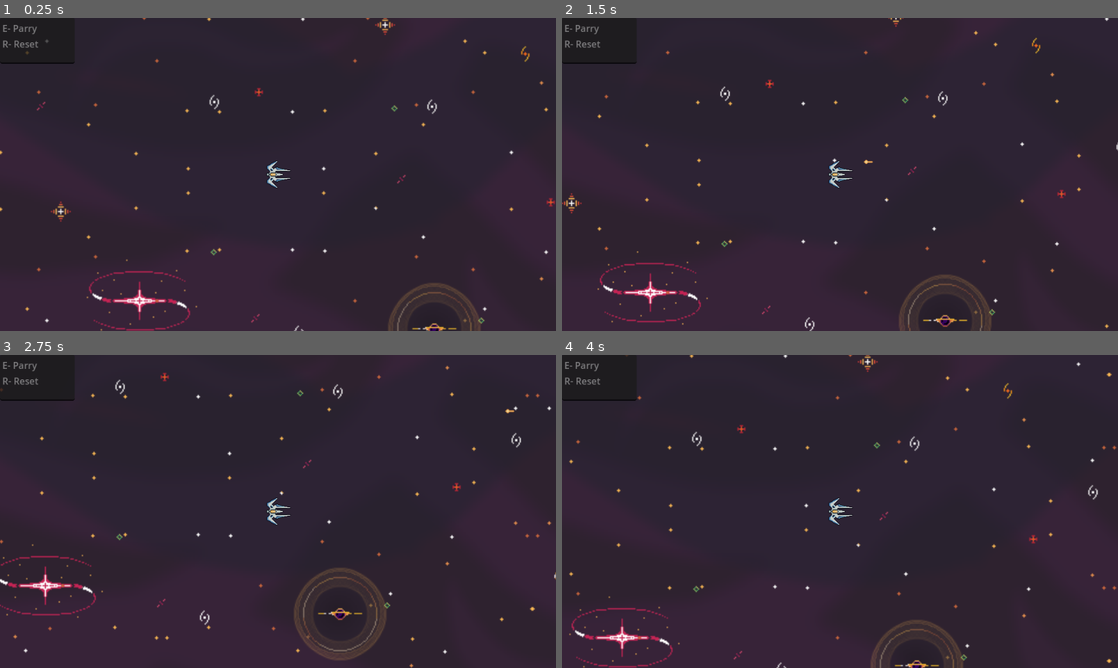
Above: before the commit, frames 1-4 (two rows, left to right).
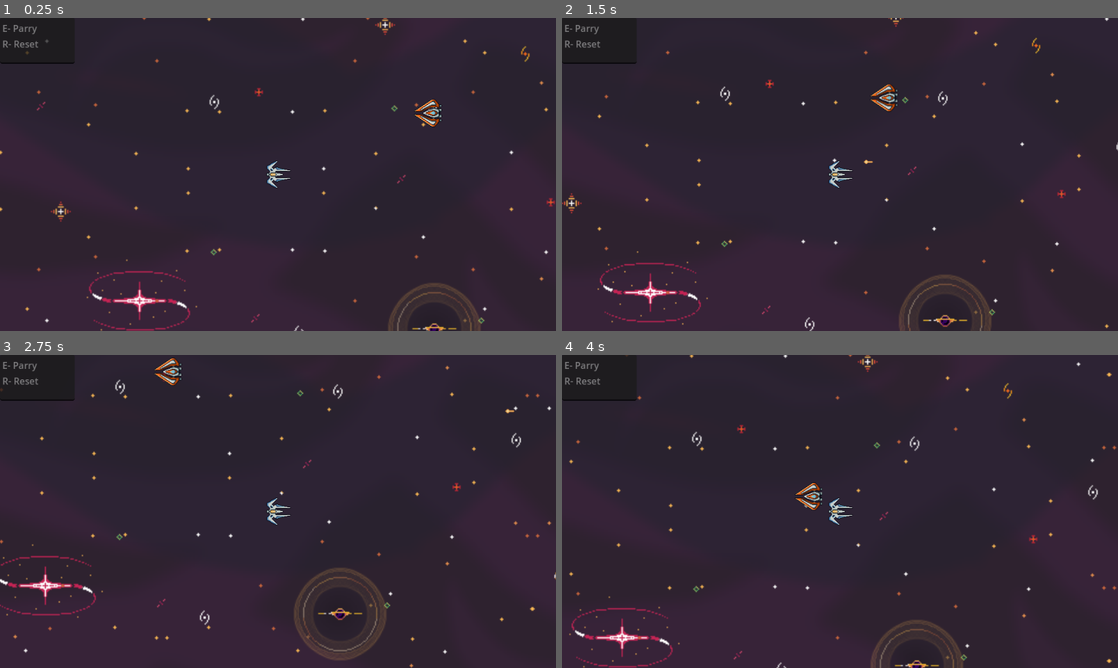
Above: after the commit, the same moments.

Repository: DfindWox/TGD---J2302
Game: Godot game, scene res://Scenes/main.tscn
Same seed, same stepped clock (60 frames per second), same inputs: the game is played once before the commit and once after it.
Inputs (mouse positions are in pixels of both pictures, inside the frame that each line leads up to):
- Up to frame 1 (0.25 s): no input
- Up to frame 2 (1.5 s): tap Enter at 0.5 s; move the mouse to (962, 158) at 0.52 s; hold Right (ui_right) 0.53-1.28 s; tap E (Parry) at 0.6 s; move the mouse to (728, 190) at 1.27 s; hold Down (ui_down) from 1.28 s (still down); tap Space (shoot) at 1.35 s
- Up to frame 3 (2.75 s): move the mouse to (333, 442) at 2.02 s; release Down (ui_down) at 2.03 s; hold Right (ui_right) from 2.03 s (still down); tap E (Parry) at 2.1 s
- Up to frame 4 (4 s): move the mouse to (812, 574) at 2.77 s; release Right (ui_right) at 2.78 s; hold Up (ui_up) 2.78-3.53 s; tap Space (shoot) at 2.85 s; move the mouse to (1006, 558) at 3.52 s; hold Left (ui_left) from 3.53 s (still down); tap E (Parry) at 3.6 s

The runs differ from the first frame. In frame 1, 0.2% of the frame differs, in the area x 74-80%, y 26-35%; in frame 2, 0.2%; in frame 3, 0.2%; in frame 4, 0.2%.

Commit message:
Enemy_Basic_navigation

Diff:
--- /dev/null
+++ b/Actors/Enemy.gd
@@ -0,0 +1,33 @@
+extends CharacterBody2D
+
+@onready var navigation = $NavigationAgent2D ## movimentação automática
+var navigating:bool = false ## auxiliar na navegação
+@export var speed :float = 210.69 ## velocidade
+
+
+func _physics_process(_delta):
+	if Input.is_action_just_released('ui_select'):
+		self.set_destination(get_global_mouse_position())
+	navigate()
+
+func navigate():
+#	if navigation.is_target_reachable():
+	var target = navigation.get_next_path_position()
+	velocity = position.direction_to(target).normalized() * speed
+	navigation.set_velocity(velocity)
+
+func set_destination(new_dest):
+		navigation.set_target_position(new_dest)
+		navigating = true
+
+
+
+func _on_navigation_finished():
+	navigating = false
+
+
+
+func _on_velocity_computed(safe_velocity):
+	velocity = safe_velocity
+	if navigating:
+		move_and_slide()
--- /dev/null
+++ b/Actors/Enemy.tscn
@@ -0,0 +1,22 @@
+[gd_scene load_steps=4 format=3 uid="uid://dy1odsgouku0t"]
+
+[ext_resource type="Script" path="res://Actors/Enemy.gd" id="1_1dn3n"]
+[ext_resource type="Texture2D" uid="uid://hyrdd0oaoyll" path="res://Assets/Sprites/ship_1.png" id="2_67j5p"]
+
+[sub_resource type="CapsuleShape2D" id="CapsuleShape2D_uty3x"]
+
+[node name="Enemy" type="CharacterBody2D"]
+script = ExtResource("1_1dn3n")
+
+[node name="Collision" type="CollisionShape2D" parent="."]
+shape = SubResource("CapsuleShape2D_uty3x")
+
+[node name="NavigationAgent2D" type="NavigationAgent2D" parent="."]
+avoidance_enabled = true
+
+[node name="Sprite2D" type="Sprite2D" parent="."]
+rotation = -1.5708
+texture = ExtResource("2_67j5p")
+
+[connection signal="navigation_finished" from="NavigationAgent2D" to="." method="_on_navigation_finished"]
+[connection signal="velocity_computed" from="NavigationAgent2D" to="." method="_on_velocity_computed"]
--- a/Scenes/main.tscn
+++ b/Scenes/main.tscn
@@ -1,9 +1,15 @@
-[gd_scene load_steps=5 format=3 uid="uid://do7w7uen2kgw4"]
+[gd_scene load_steps=7 format=3 uid="uid://do7w7uen2kgw4"]
 
 [ext_resource type="Script" path="res://Scenes/main.gd" id="1_v4j20"]
 [ext_resource type="PackedScene" uid="uid://sv26t4bdy5le" path="res://Actors/bg.tscn" id="2_8rc0c"]
 [ext_resource type="PackedScene" uid="uid://bgm5lsyqscoli" path="res://Actors/world_boundary.tscn" id="3_0xe63"]
 [ext_resource type="PackedScene" uid="uid://c7uh2kt5rldlt" path="res://Actors/player.tscn" id="4_prqjn"]
+[ext_resource type="PackedScene" uid="uid://dy1odsgouku0t" path="res://Actors/Enemy.tscn" id="5_wey6r"]
+
+[sub_resource type="NavigationPolygon" id="NavigationPolygon_5oi1e"]
+vertices = PackedVector2Array(16, 11, 494, 8, 497, 273, 13, 264)
+polygons = Array[PackedInt32Array]([PackedInt32Array(0, 1, 2, 3)])
+outlines = Array[PackedVector2Array]([PackedVector2Array(16, 11, 494, 8, 497, 273, 13, 264)])
 
 [node name="Main" type="Node2D"]
 script = ExtResource("1_v4j20")
@@ -33,3 +39,9 @@
 drag_and_drop_selection_enabled = false
 virtual_keyboard_enabled = false
 middle_mouse_paste_enabled = false
+
+[node name="Enemy" parent="." instance=ExtResource("5_wey6r")]
+position = Vector2(289, 164)
+
+[node name="NavigationRegion2D" type="NavigationRegion2D" parent="."]
+navigation_polygon = SubResource("NavigationPolygon_5oi1e")
